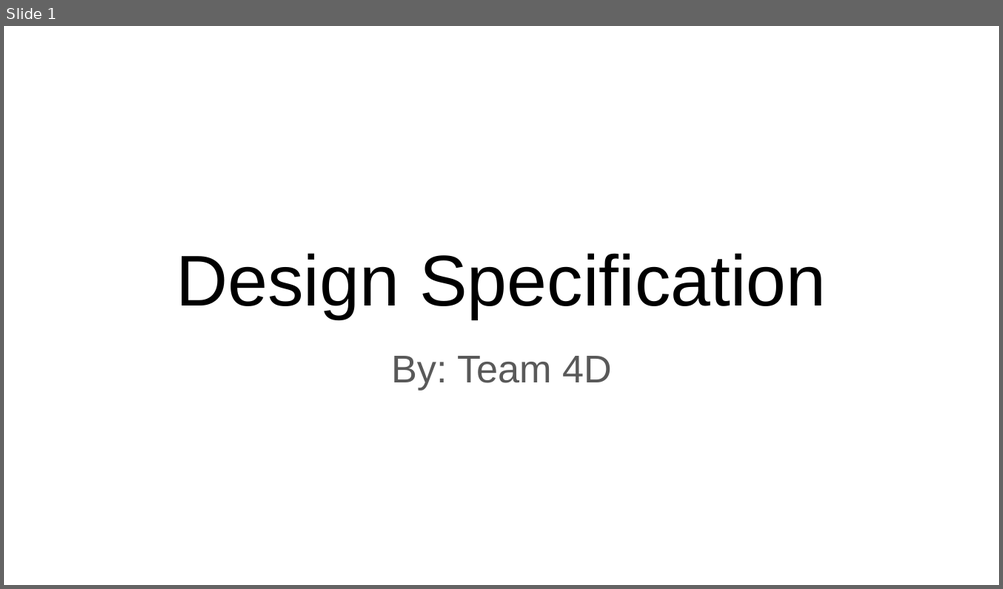
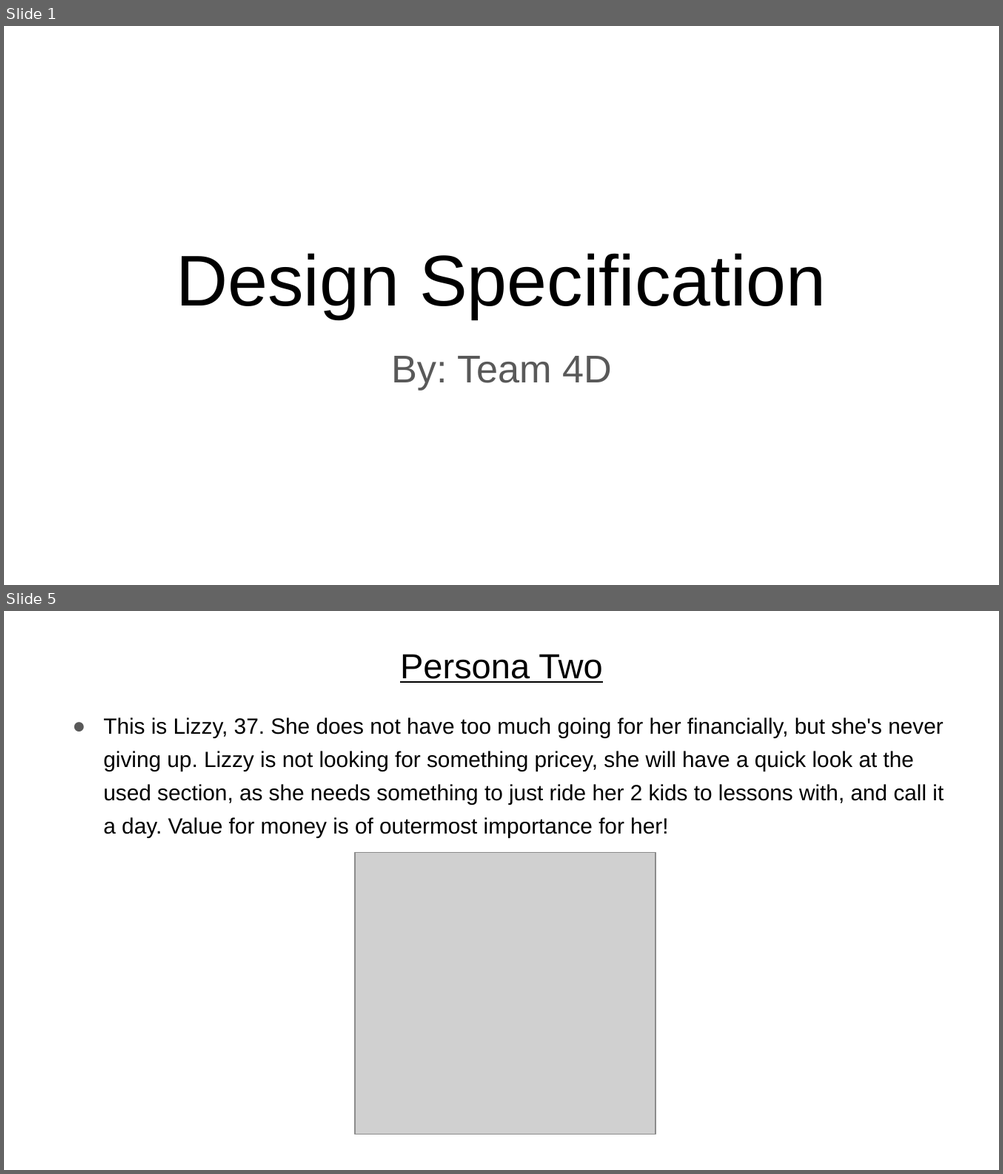
Before and after one commit to AndreiGhita2002/WAD_Car_Market, a slide deck: Design Specification.pptx. Shown one above the other, each under a label of ours: slide 1 before the commit, slides 1 and 5 after it; the slides between them are not shown. The pictures are 1003x589 and 1003x1174 pixels, drawn with LibreOffice and Linux fonts; fonts in the diff are those of the drawing; grey boxes stand for pictures. Boxes give left, top, right and bottom in pixels: in the first picture for what was removed or moved away, otherwise in the second. Text is boxed around its words. In the diff, an @@ line names an element or a change of style, - is before the commit and + after.

Commit message:
added personas, polished requirements

```diff
--- a/Design Specification.pptx
+++ b/Design Specification.pptx
@@ slide 5 added at (4,611,999,1170), background #FFFFFF @@
@@ title added at (400,654,602,683), 25.2 pt, text #000000, underline @@
+Persona Two
@@ text added at (103,718,943,837), 16 pt, text #000000 @@
+● This is Lizzy, 37. She does not have too much going for her financially, but she's never giving up. Lizzy is not looking for something pricey, she will have a quick look at the used section, as she needs something to just ride her 2 kids to lessons with, and call it a day. Value for money is of outermost importance for her!
@@ picture added at (355,853,655,1135) @@
```
Also in this commit, not shown: 5 slides changed, 2 other slides added, 3 slides removed.
